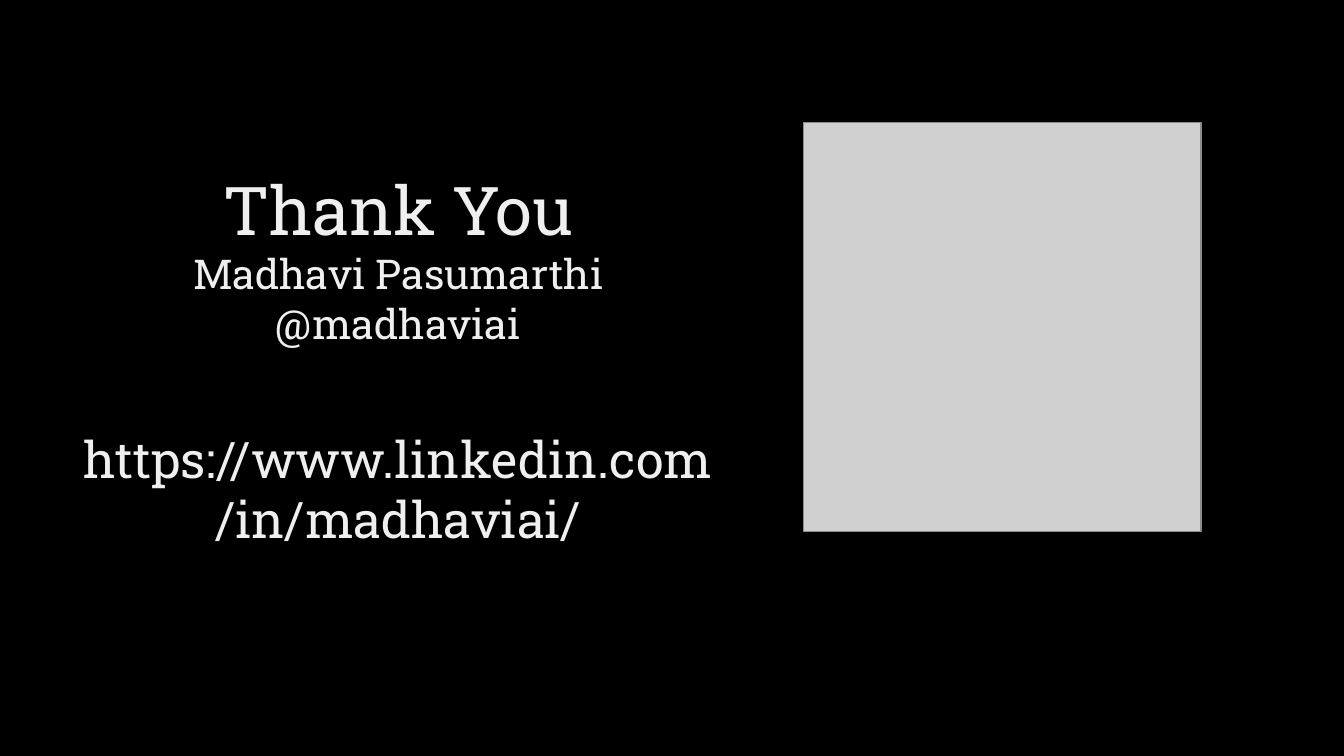
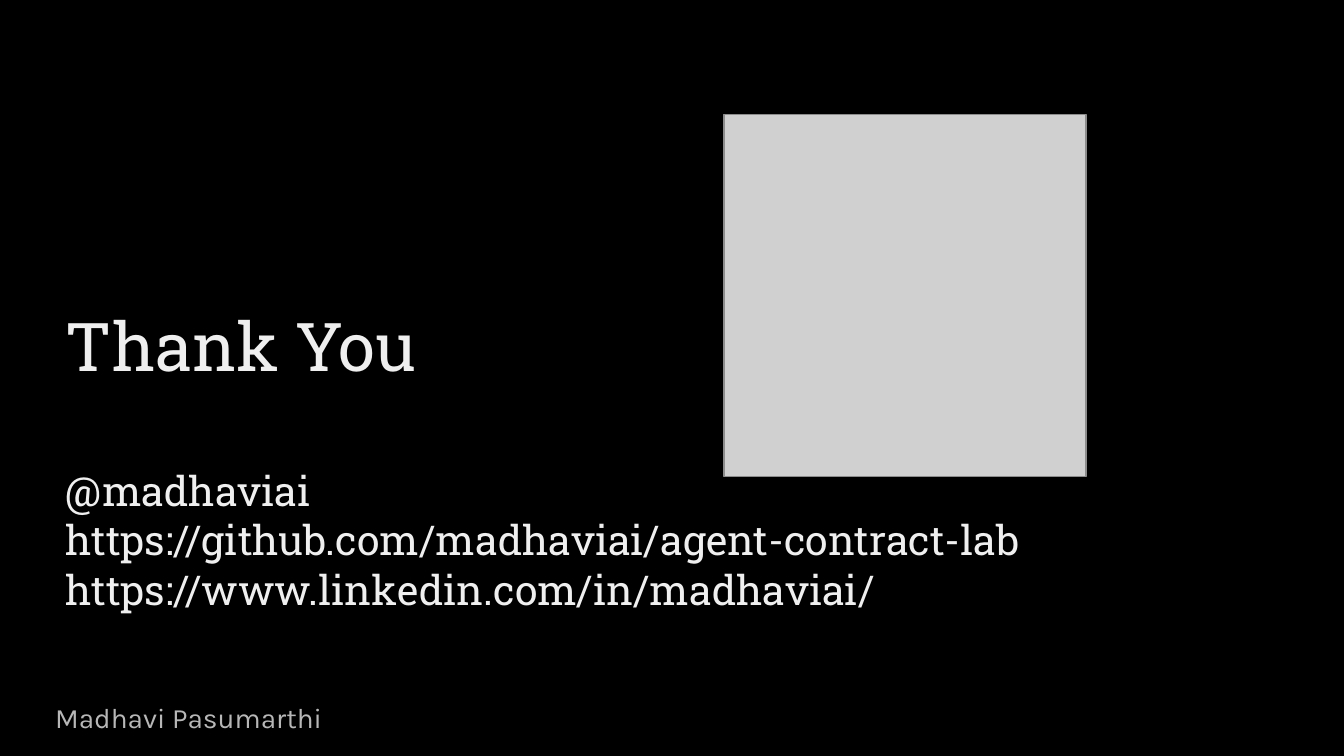
Before and after one commit to madhaviai/agent-contract-lab, a slide deck: slide 10 of Agent Harness - BeyondConf - Madhavi Pasumarthi.pptx. Drawn at 1344x756 pixels with LibreOffice and Linux fonts; fonts in the diff are those of the drawing; grey boxes stand for pictures. Boxes give left, top, right and bottom in pixels: in the first picture for what was removed or moved away, otherwise in the second. Text is boxed around its words. In the diff, an @@ line names an element or a change of style, - is before the commit and + after.

```diff
--- a/Agent Harness - BeyondConf - Madhavi Pasumarthi.pptx
+++ b/Agent Harness - BeyondConf - Madhavi Pasumarthi.pptx
@@ picture: place and size @@
-picture at (804, 122, 1202, 531)
+picture at (724, 114, 1086, 476)
@@ title at (66, 319, 1019, 614): text changed; size 27 to 22 pt @@
-Thank You
-Madhavi Pasumarthi
-@madhaviai
-https://www.linkedin.com/in/madhaviai/
+Thank You
+@madhaviai
+https://github.com/madhaviai/agent-contract-lab
+https://www.linkedin.com/in/madhaviai/
@@ text added at (55, 709, 322, 729), 15 pt, text #B7B7B7 @@
+Madhavi Pasumarthi
```
Also in this commit, not shown: 9 other slides changed, 1 slide added.
